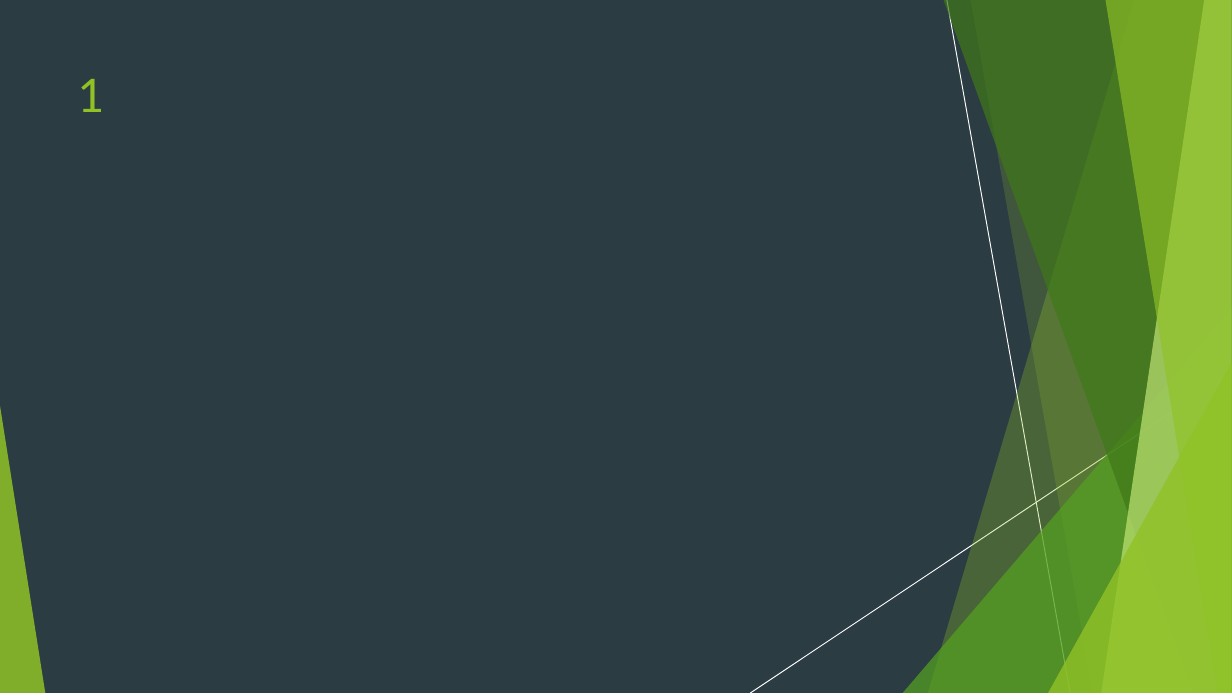
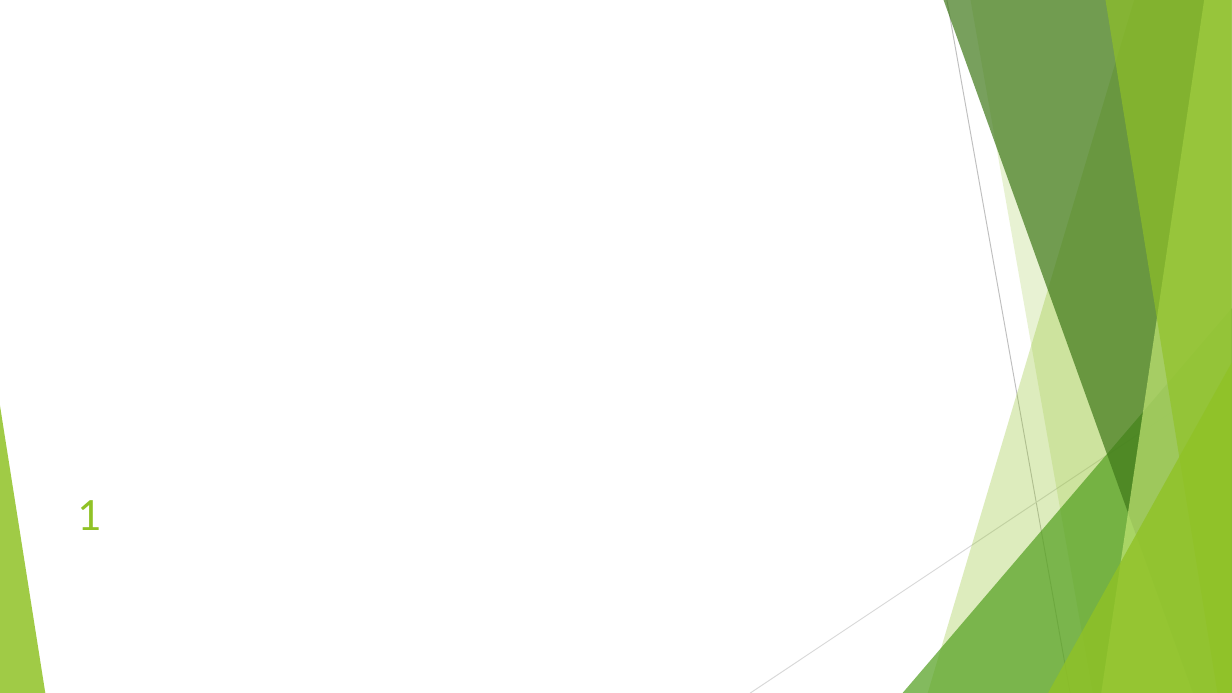
Before and after one commit to renat2006/projet_ya_lc, a slide deck: slide 2 of templates/p1.pptx. Drawn at 1232x693 pixels with LibreOffice and Linux fonts; fonts in the diff are those of the drawing. Boxes give left, top, right and bottom in pixels: in the first picture for what was removed or moved away, otherwise in the second. Text is boxed around its words. In the diff, an @@ line names an element or a change of style, - is before the commit and + after.

```diff
--- a/templates/p1.pptx
+++ b/templates/p1.pptx
@@ background #2C3C43 to #FFFFFF @@
@@ rectangle removed at <box>0,0,1232,693</box> @@
@@ line (947, 0) - (1070, 693): stroke #000000 0.75 pt to #BFBFBF 0.75 pt @@
@@ line (1232, 372) - (750, 693): stroke #000000 0.75 pt to #D9D9D9 0.75 pt @@
@@ group removed at <box>0,0,1232,693</box>: 5 freeform shapes, 3 triangles, 2 lines @@
@@ title "1": place and size @@
-title "1" at <box>78,79,105,112</box>
+title "1" at <box>78,500,102,530</box>
@@ title "1" at <box>78,500,102,530</box>: size 36 to 32.4 pt; vertical alignment top to middle @@
```
Also in this commit, not shown: 2 other slides changed, 1 slide added, 12 other files.
